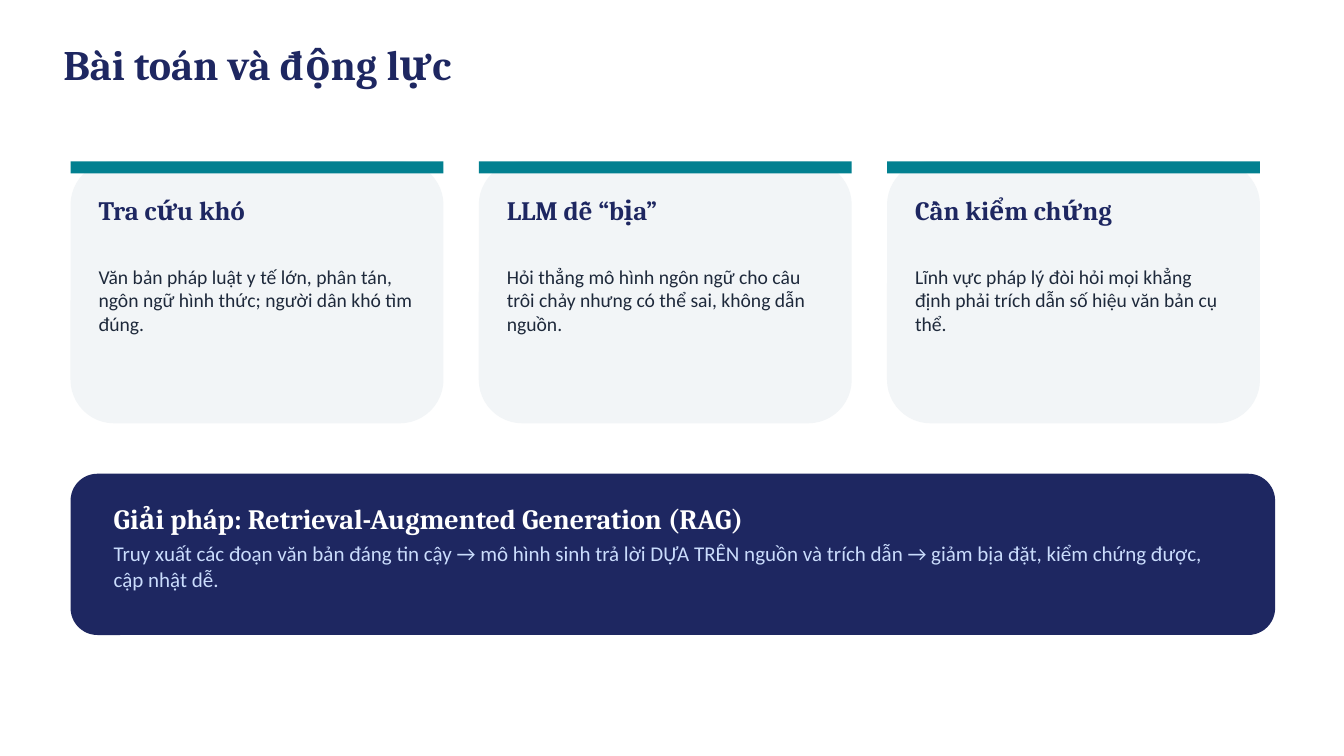
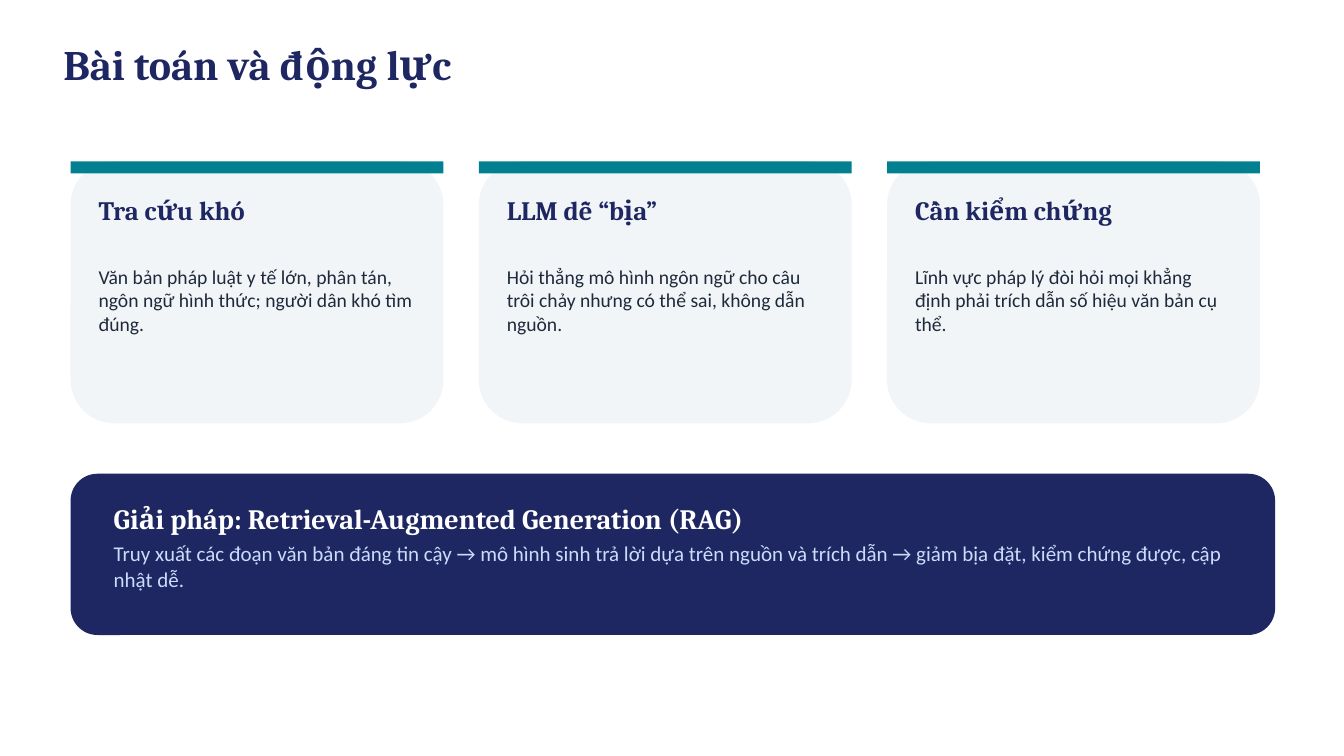
Before and after one commit to scorpion226/RAG-DATN, a slide deck: slide 2 of report/Slide_BaoVe_RAG_DATN.pptx. Drawn at 1344x756 pixels with LibreOffice and Linux fonts; fonts in the diff are those of the drawing. Boxes give left, top, right and bottom in pixels: in the first picture for what was removed or moved away, otherwise in the second. Text is boxed around its words. In the diff, an @@ line names an element or a change of style, - is before the commit and + after.

```diff
--- a/report/Slide_BaoVe_RAG_DATN.pptx
+++ b/report/Slide_BaoVe_RAG_DATN.pptx
@@ text at box(114, 544, 1221, 591): text changed @@
-Truy xuất các đoạn văn bản đáng tin cậy → mô hình sinh trả lời DỰA TRÊN nguồn và trích dẫn → giảm bịa đặt, kiểm chứng được, cập nhật dễ.
+Truy xuất các đoạn văn bản đáng tin cậy → mô hình sinh trả lời dựa trên nguồn và trích dẫn → giảm bịa đặt, kiểm chứng được, cập nhật dễ.
```
Also in this commit, not shown: 4 other slides changed, 4 other files.
